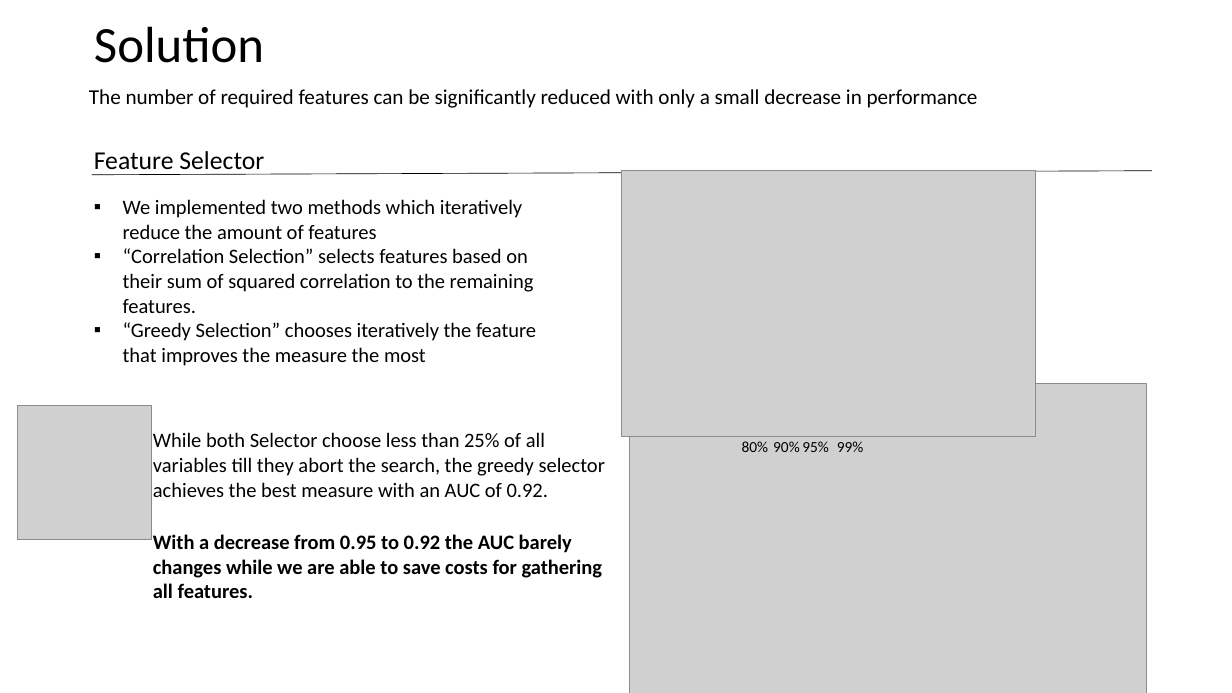
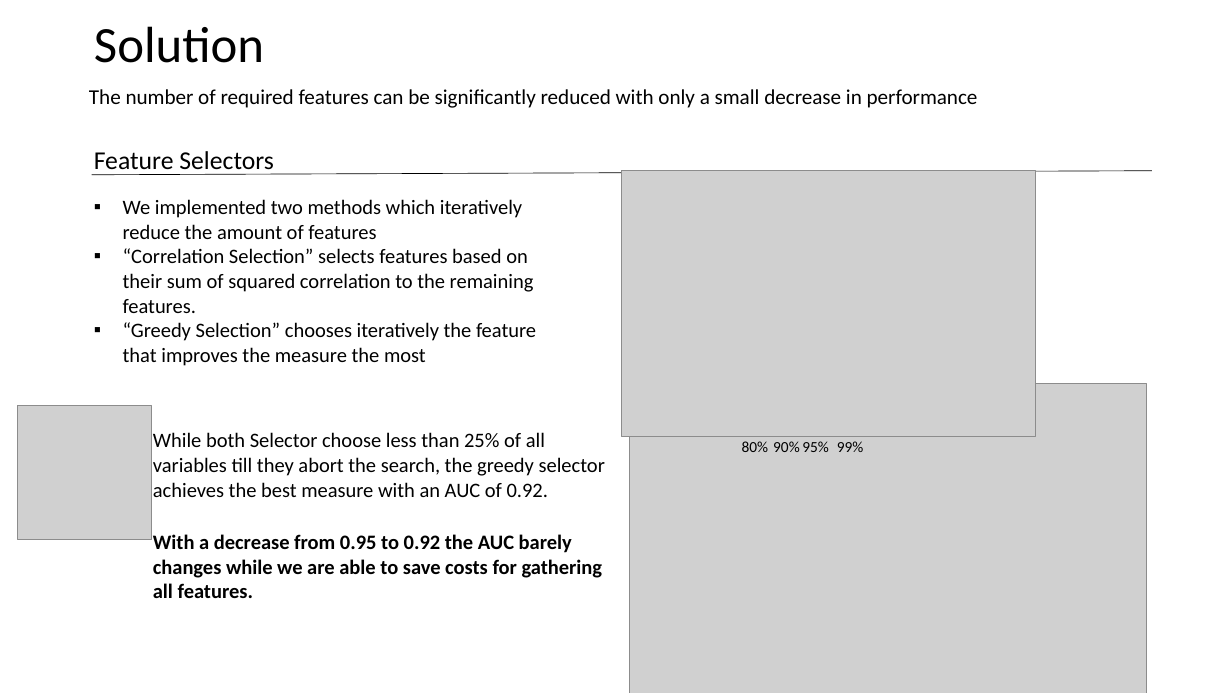
Before and after one commit to FelixKleineBoesing/InsolvencyPred, a slide deck: slide 7 of docs/final_presentation.pptx. Drawn at 1232x693 pixels with LibreOffice and Linux fonts; fonts in the diff are those of the drawing; grey boxes stand for pictures. Boxes give left, top, right and bottom in pixels: in the first picture for what was removed or moved away, otherwise in the second. Text is boxed around its words. In the diff, an @@ line names an element or a change of style, - is before the commit and + after.

```diff
--- a/docs/final_presentation.pptx
+++ b/docs/final_presentation.pptx
@@ text at (94,151,274,175): text changed @@
-Feature Selector
+Feature Selectors
```
Also in this commit, not shown: 8 other slides changed, 2 other files.
